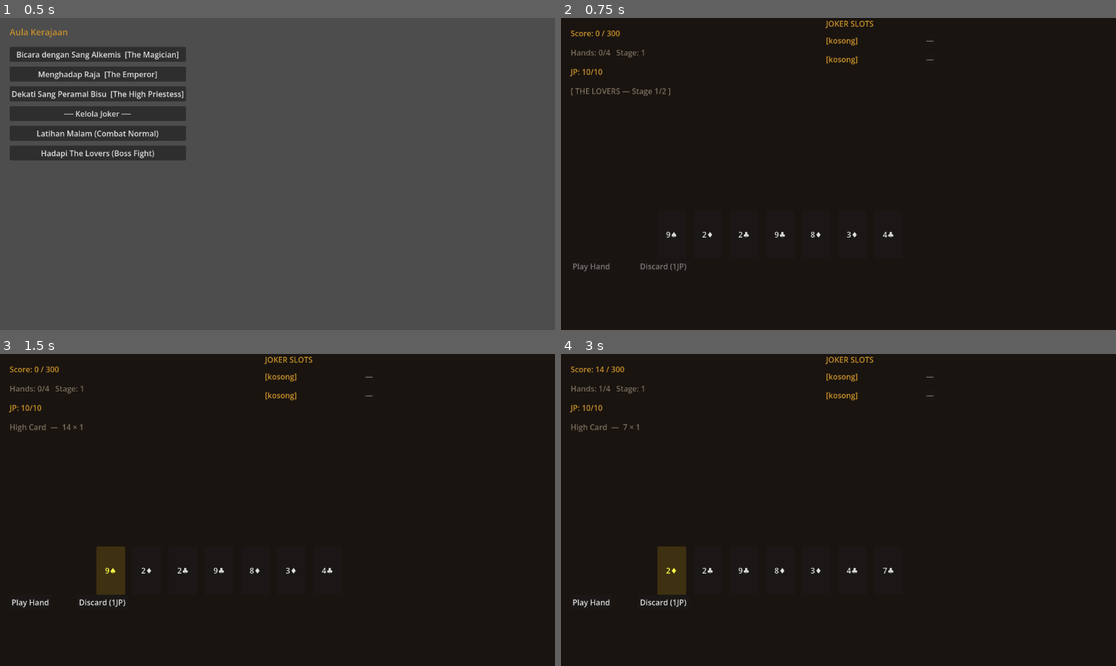
Above: before the commit, frames 1-4 (two rows, left to right).
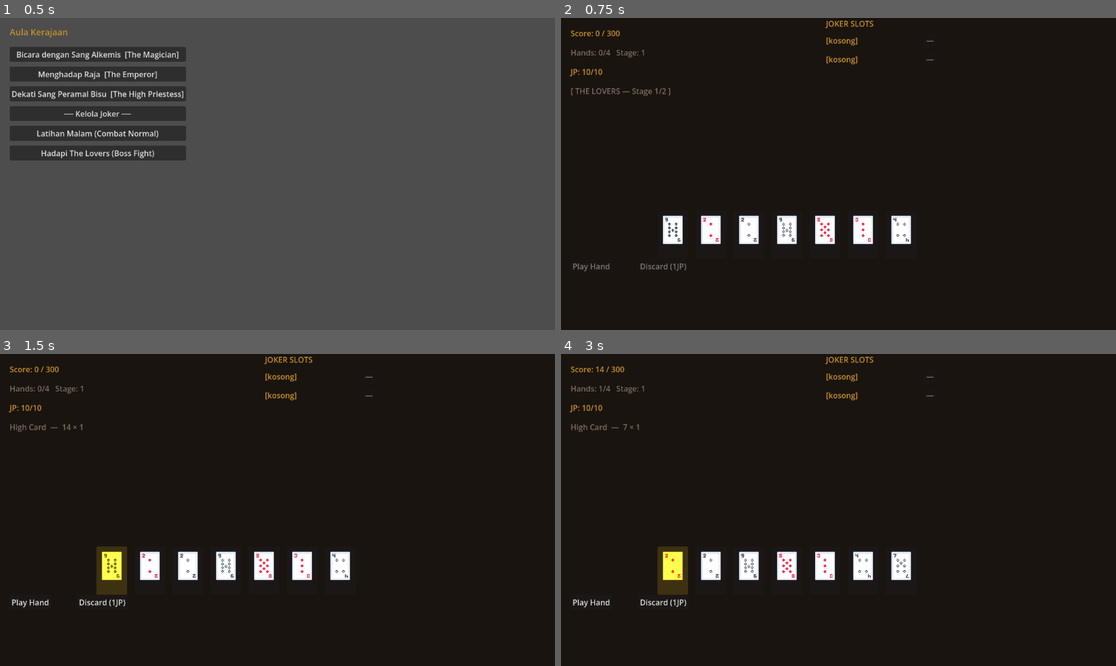
Above: after the commit, the same moments.

Repository: Jofadlan/the-jester-zero-hour
Game: Godot game, scene res://scenes/RoyalHall.tscn
Same seed, same stepped clock (60 frames per second), same inputs: the game is played once before the commit and once after it.
Inputs (mouse positions are in pixels of both pictures, inside the frame that each line leads up to):
- Up to frame 1 (0.5 s): no input
- Up to frame 2 (0.75 s): click "Hadapi The Lovers (Boss Fight)" at 0.5 s
- Up to frame 3 (1.5 s): click (111, 569) at 1.25 s, where only the run before the commit has a clickable "9♠"
- Up to frame 4 (3 s): click "Play Hand" at 2 s; click (672, 569) at 2.75 s, where only the run before the commit has a clickable "2♦"

Frame 1 is identical in both runs. In frame 2, 2.4% of the frame differs, in the area x 18-64%, y 63-73%; in frame 3, 2.5%; in frame 4, 2.5%, in the area x 18-64%, y 61-78%.

Commit message:
feat: implement card spritesheet visuals using Sprite2D + region_rect

Diff:
--- a/scenes/CombatScene.gd
+++ b/scenes/CombatScene.gd
@@ -24,6 +24,7 @@
 @onready var narrative_text = $UI/NarrativePanel/VBoxContainer/NarrativeText
 @onready var btn_choice1 = $UI/NarrativePanel/VBoxContainer/BtnChoice1
 @onready var btn_choice2 = $UI/NarrativePanel/VBoxContainer/BtnChoice2
+@export var card_sheet: Texture2D
 
 var evaluator: HandEvaluator
 var selected_cards: Array[Card] = []
@@ -110,11 +111,18 @@
 		child.queue_free()
 	for card in deck_manager.hand:
 		var btn = Button.new()
-		btn.text = card.get_display_name()
-		btn.custom_minimum_size = Vector2(60, 90)
+		btn.custom_minimum_size = Vector2(64, 80)
+		btn.text = ""
+
+		var sprite = Sprite2D.new()
+		sprite.texture = card_sheet
+		sprite.region_enabled = true
+		sprite.region_rect = CardVisual.get_card_region(card)
+		sprite.position = Vector2(32, 40)  # center dalam button
+		btn.add_child(sprite)
+
 		btn.pressed.connect(_on_card_pressed.bind(card, btn))
 		hand_container.add_child(btn)
-
 func _on_card_pressed(card: Card, btn: Button):
 	if card in selected_cards:
 		selected_cards.erase(card)
--- a/scenes/CombatScene.tscn
+++ b/scenes/CombatScene.tscn
@@ -2,10 +2,12 @@
 
 [ext_resource type="Script" uid="uid://bgq013t0xn017" path="res://scenes/CombatScene.gd" id="1_gc2ly"]
 [ext_resource type="Script" uid="uid://dyt8l0m2ap7ri" path="res://scripts/DeckManager.gd" id="2_h7esm"]
+[ext_resource type="Texture2D" uid="uid://g14flpe54l2w" path="res://asset/cardsLarge_tilemap_packed.png" id="2_yi6w0"]
 [ext_resource type="Script" uid="uid://sje8pahx6gt4" path="res://scripts/JPManager.gd" id="3_yi6w0"]
 
 [node name="CombatScene" type="Node2D" unique_id=1015322976]
 script = ExtResource("1_gc2ly")
+card_sheet = ExtResource("2_yi6w0")
 
 [node name="UI" type="CanvasLayer" parent="." unique_id=1794777712]
 
--- /dev/null
+++ b/scripts/CardVisual.gd
@@ -0,0 +1,45 @@
+class_name CardVisual
+extends RefCounted
+
+const CARD_WIDTH  = 64
+const CARD_HEIGHT = 64
+const SHEET_COLS  = 14
+
+# Suit → baris di spritesheet
+const SUIT_ROW = {
+	Card.Suit.HEARTS:   0,
+	Card.Suit.DIAMONDS: 1,
+	Card.Suit.CLUBS:    2,
+	Card.Suit.SPADES:   3,
+}
+
+# Rank → kolom di spritesheet (A=0, 2=1, ..., K=12)
+const RANK_COL = {
+	Card.Rank.ACE:   0,
+	Card.Rank.TWO:   1,
+	Card.Rank.THREE: 2,
+	Card.Rank.FOUR:  3,
+	Card.Rank.FIVE:  4,
+	Card.Rank.SIX:   5,
+	Card.Rank.SEVEN: 6,
+	Card.Rank.EIGHT: 7,
+	Card.Rank.NINE:  8,
+	Card.Rank.TEN:   9,
+	Card.Rank.JACK:  10,
+	Card.Rank.QUEEN: 11,
+	Card.Rank.KING:  12,
+}
+
+const COL_BACK_WHITE = 13
+const COL_BACK_BLUE  = 13
+const ROW_BACK_WHITE = 0
+const ROW_BACK_BLUE  = 1
+
+static func get_card_region(card: Card) -> Rect2:
+	var col = RANK_COL[card.rank]
+	var row = SUIT_ROW[card.suit]
+	return Rect2(col * CARD_WIDTH, row * CARD_HEIGHT, CARD_WIDTH, CARD_HEIGHT)
+
+static func get_back_region(joker_back: bool = false) -> Rect2:
+	var row = ROW_BACK_BLUE if joker_back else ROW_BACK_WHITE
+	return Rect2(COL_BACK_WHITE * CARD_WIDTH, row * CARD_HEIGHT, CARD_WIDTH, CARD_HEIGHT)
Not shown, added: asset/cardsLarge_tilemap_packed.png.import
Not shown, added: scripts/CardVisual.gd.uid
